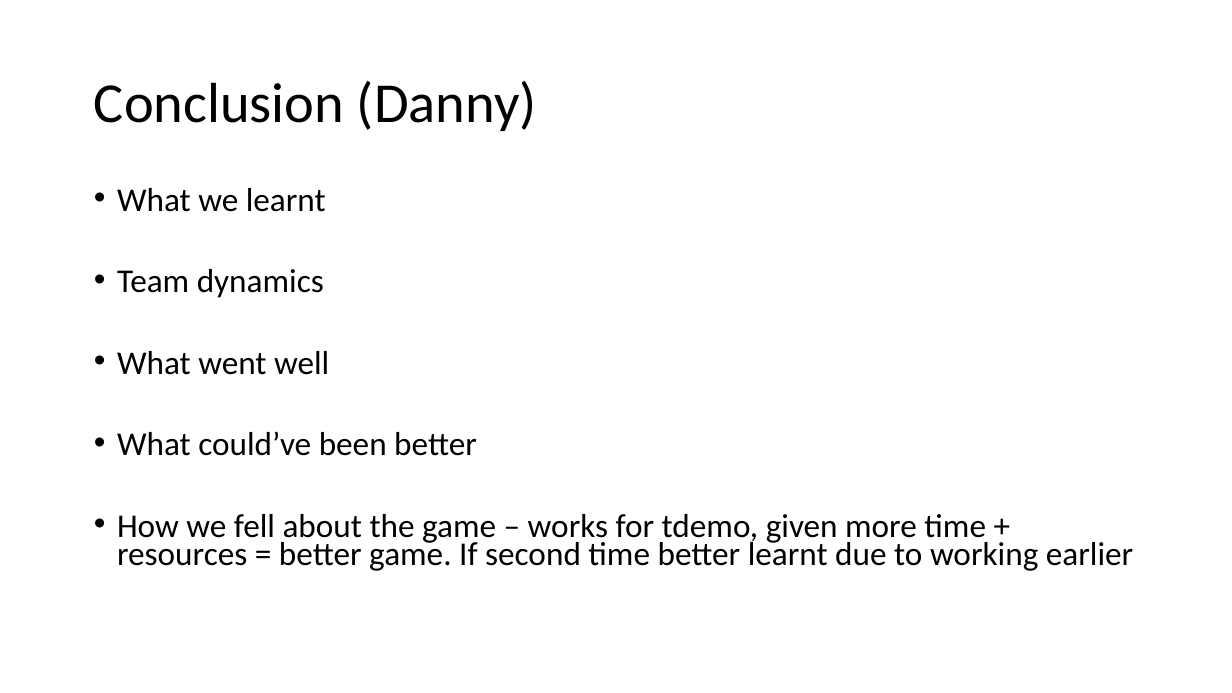
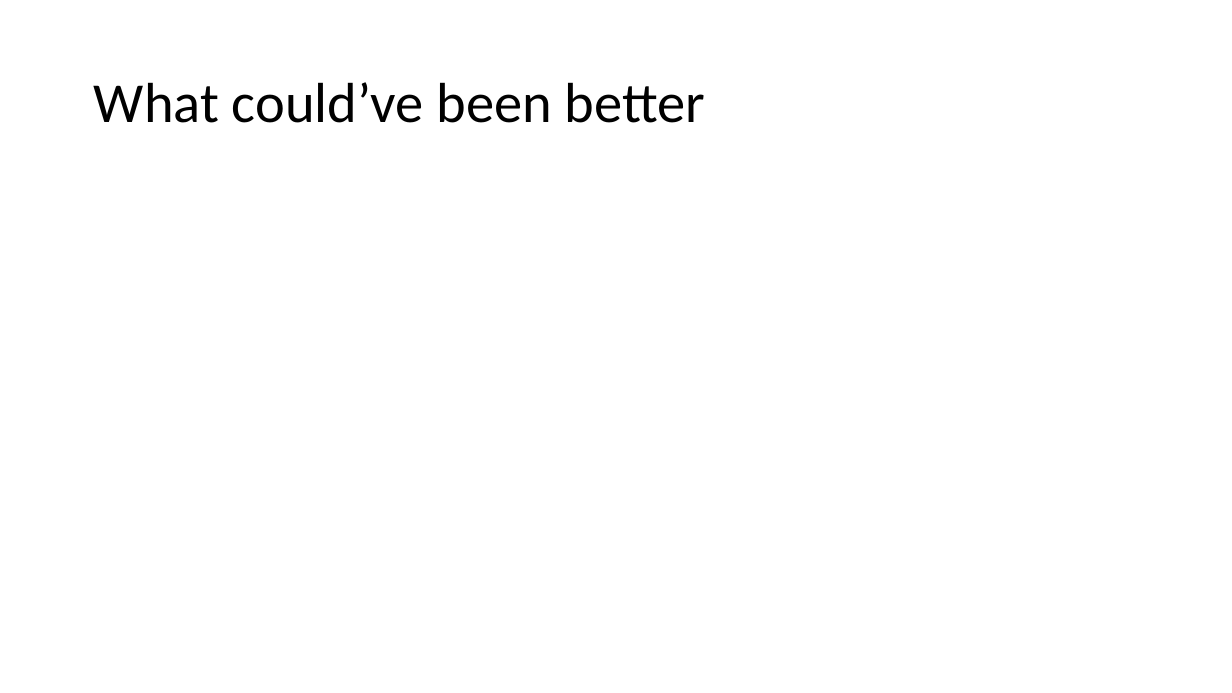
Before and after one commit to DannyStanley/TDEMO-, a slide deck: slide 16 of Video Presentation V2.pptx (slide 12 before the commit). Drawn at 1232x693 pixels with LibreOffice and Linux fonts; fonts in the diff are those of the drawing. Boxes give left, top, right and bottom in pixels: in the first picture for what was removed or moved away, otherwise in the second. Text is boxed around its words. In the diff, an @@ line names an element or a change of style, - is before the commit and + after.

Commit message:
Added additional slides to conclusion
.

```diff
--- a/Video Presentation V2.pptx
+++ b/Video Presentation V2.pptx
@@ title at (94,82,705,123): text changed @@
-Conclusion (Danny)
+What could’ve been better
@@ text removed at (117,188,1133,571) @@
-• What we learnt
-• Team dynamics
-• What went well
-• What could’ve been better
-• How we fell about the game – works for tdemo, given more time + resources = better game. If second time better learnt due to working earlier
```
Also in this commit, not shown: 5 slides added.
